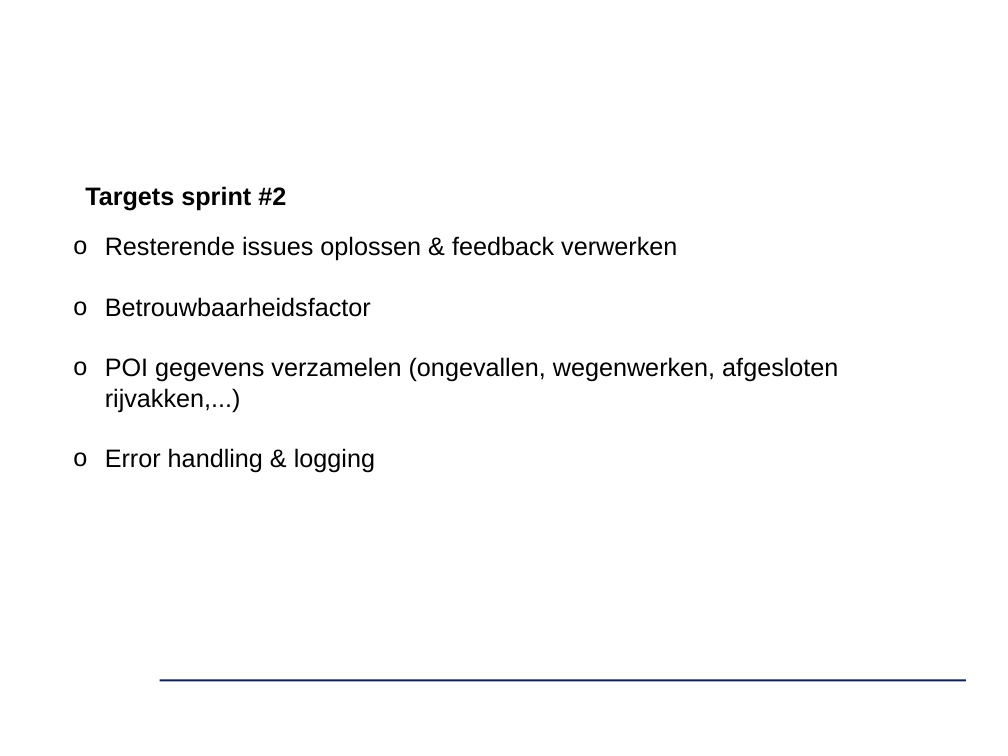
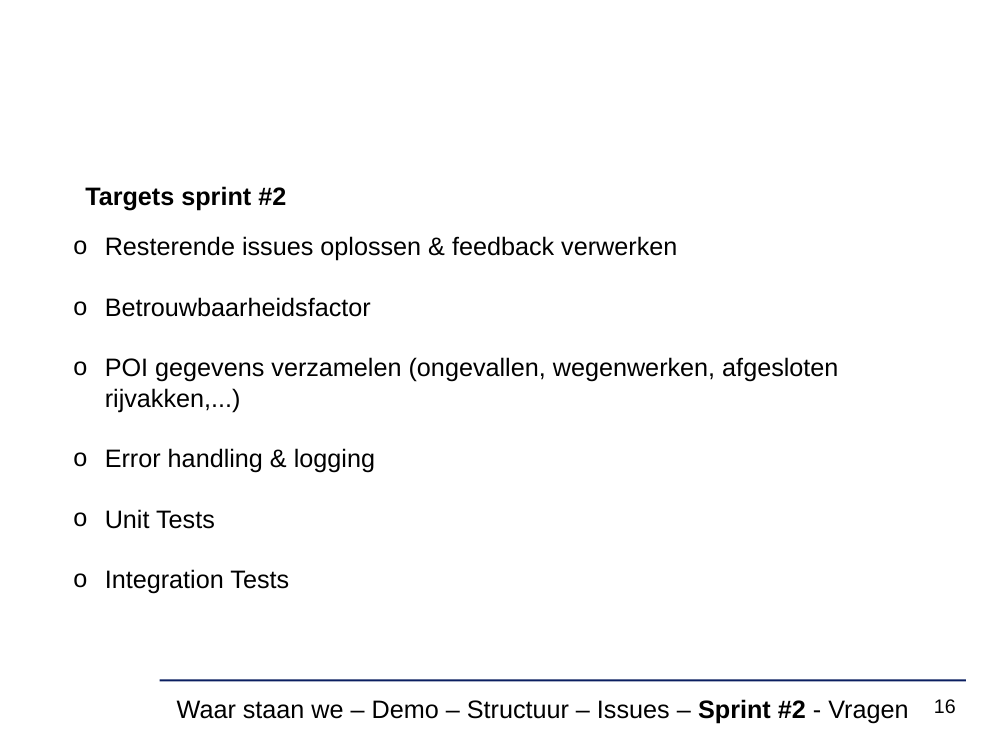
Before and after one commit to verkeergent/Traffic-Travel-Time-Analyzer-4, a slide deck: slide 16 of Analyse/sprint1presentatie.pptx (slide 13 before the commit). Drawn at 1008x756 pixels with LibreOffice and Linux fonts; fonts in the diff are those of the drawing; background and template pictures are left out. Boxes give left, top, right and bottom in pixels: in the first picture for what was removed or moved away, otherwise in the second. Text is boxed around its words. In the diff, an @@ line names an element or a change of style, - is before the commit and + after.

Commit message:
update presentatie sprint 1

```diff
--- a/Analyse/sprint1presentatie.pptx
+++ b/Analyse/sprint1presentatie.pptx
@@ text at (x1=105, y1=509, x2=289, y2=594): paragraphs added @@
+o Unit Tests
+o Integration Tests
@@ text added at (x1=177, y1=699, x2=908, y2=724), 18 pt, text #000000 @@
+Waar staan we – Demo – Structuur – Issues – Sprint #2 - Vragen
@@ page number added at (x1=934, y1=699, x2=956, y2=714), 14 pt, text #000000 @@
+16
```
Also in this commit, not shown: 11 other slides changed, 7 slides added, 3 slides removed.
